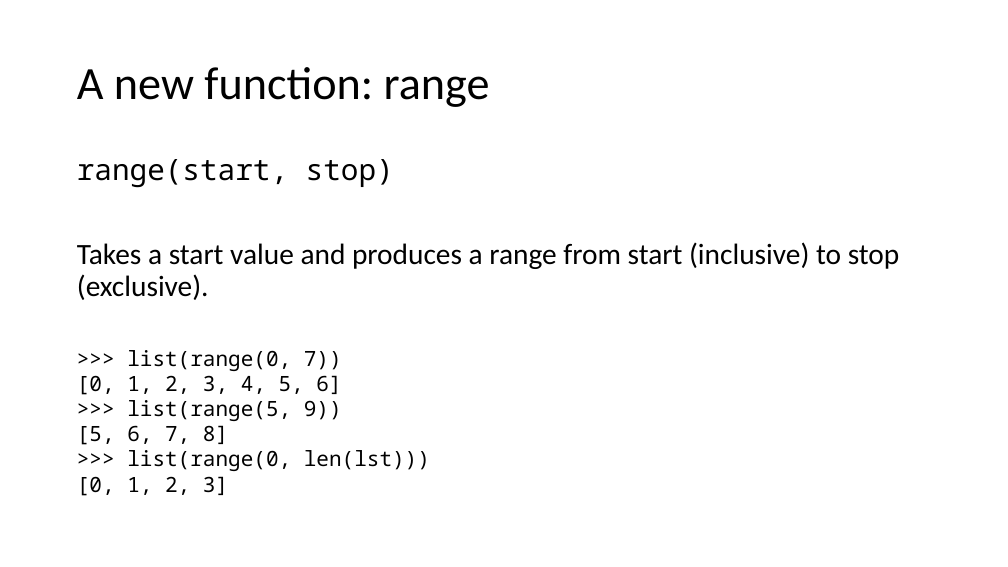
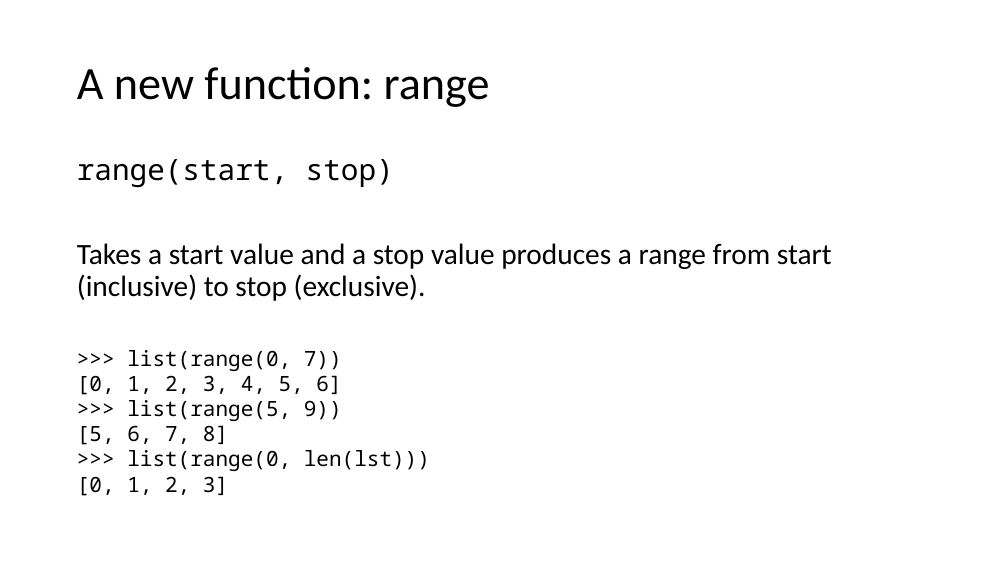
Before and after one commit to catherinefxia/ucsd-cse8a-w20.github.io, a slide deck: slide 5 of lectures/CSE8AW20-01-23-Lec6-Loops/CSE8AW20-01-23-Lec6-Loops-slides.pptx. Drawn at 1008x567 pixels with LibreOffice and Linux fonts; fonts in the diff are those of the drawing. Boxes give left, top, right and bottom in pixels: in the first picture for what was removed or moved away, otherwise in the second. Text is boxed around its words. In the diff, an @@ line names an element or a change of style, - is before the commit and + after.

```diff
--- a/lectures/CSE8AW20-01-23-Lec6-Loops/CSE8AW20-01-23-Lec6-Loops-slides.pptx
+++ b/lectures/CSE8AW20-01-23-Lec6-Loops/CSE8AW20-01-23-Lec6-Loops-slides.pptx
@@ text at bbox=[77, 243, 832, 301]: text changed @@
-Takes a start value and produces a range from start (inclusive) to stop (exclusive).
+Takes a start value and a stop value produces a range from start (inclusive) to stop (exclusive).
```
Also in this commit, not shown: 2 other slides changed, 5 other files.
